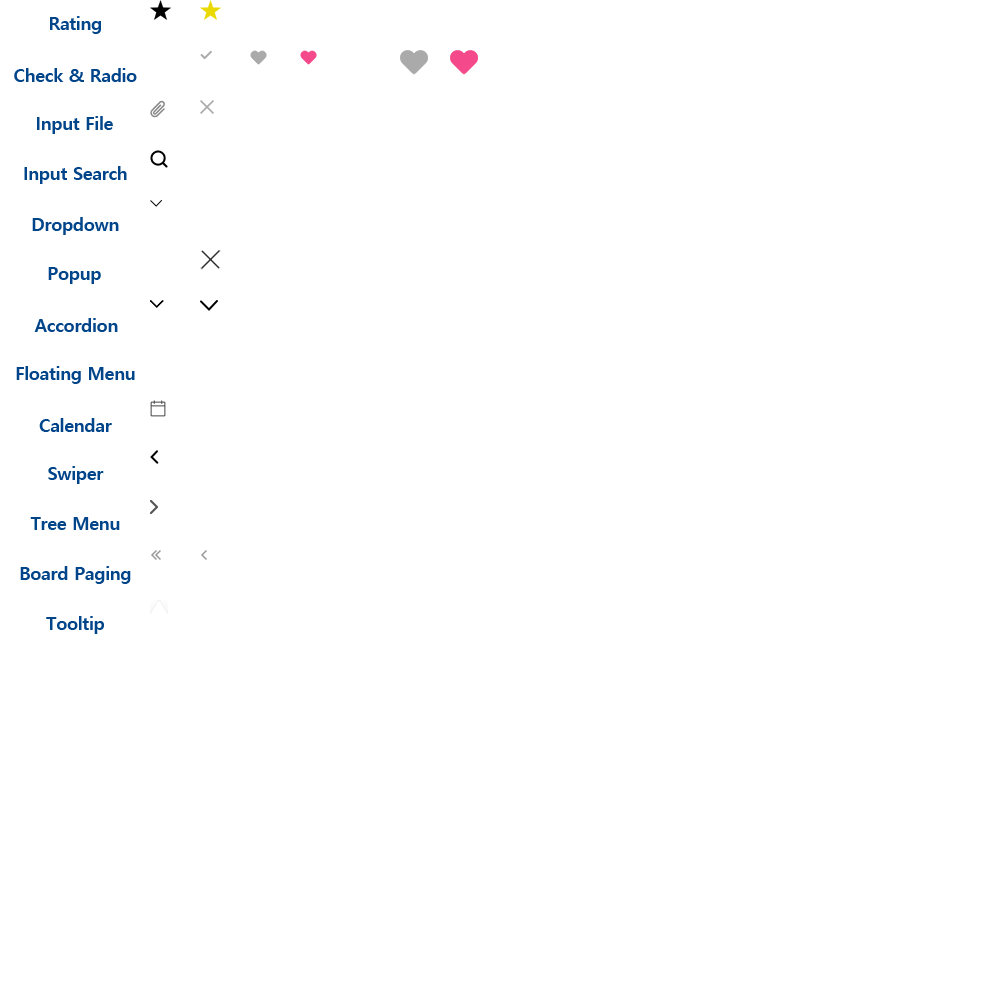
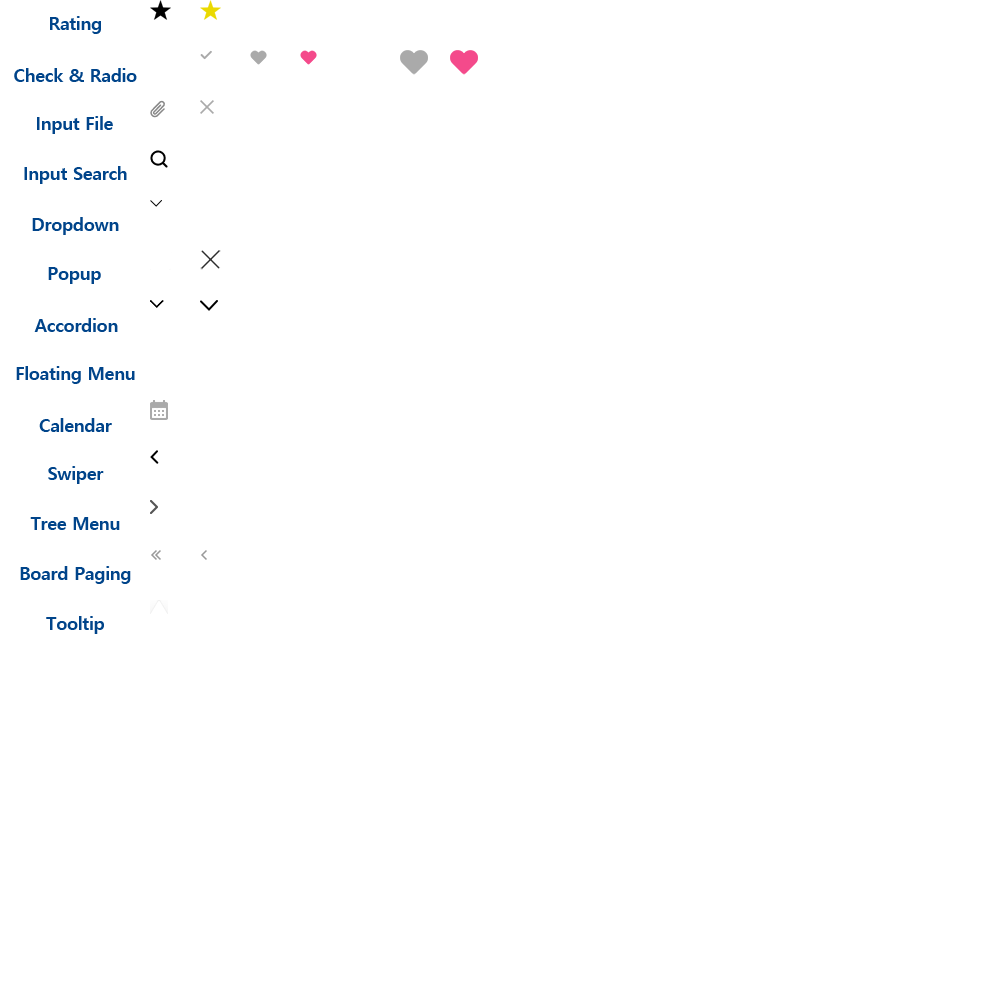
Revision of a layered 1000×1000 image; what changed, layer by layer:
renamed "레이어 7" to "레이어 32", painted on it over bbox(150, 400, 168, 420)
